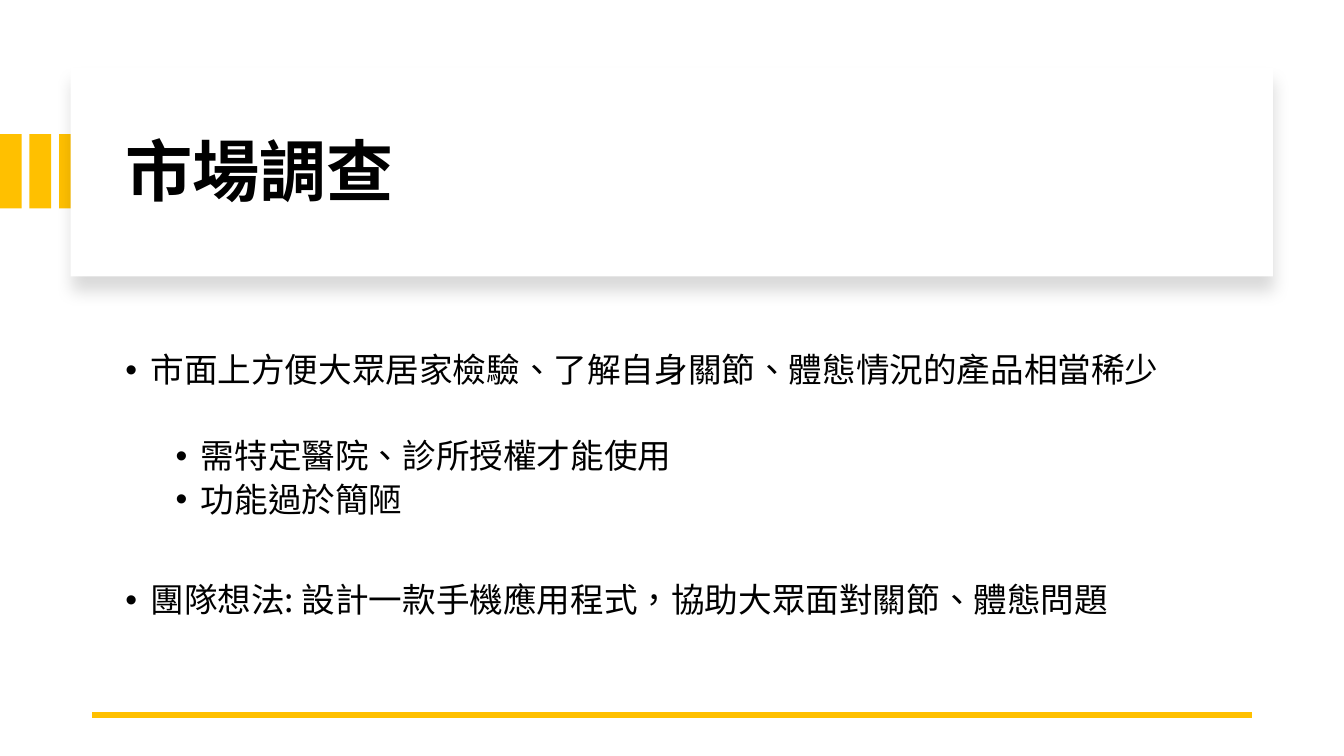
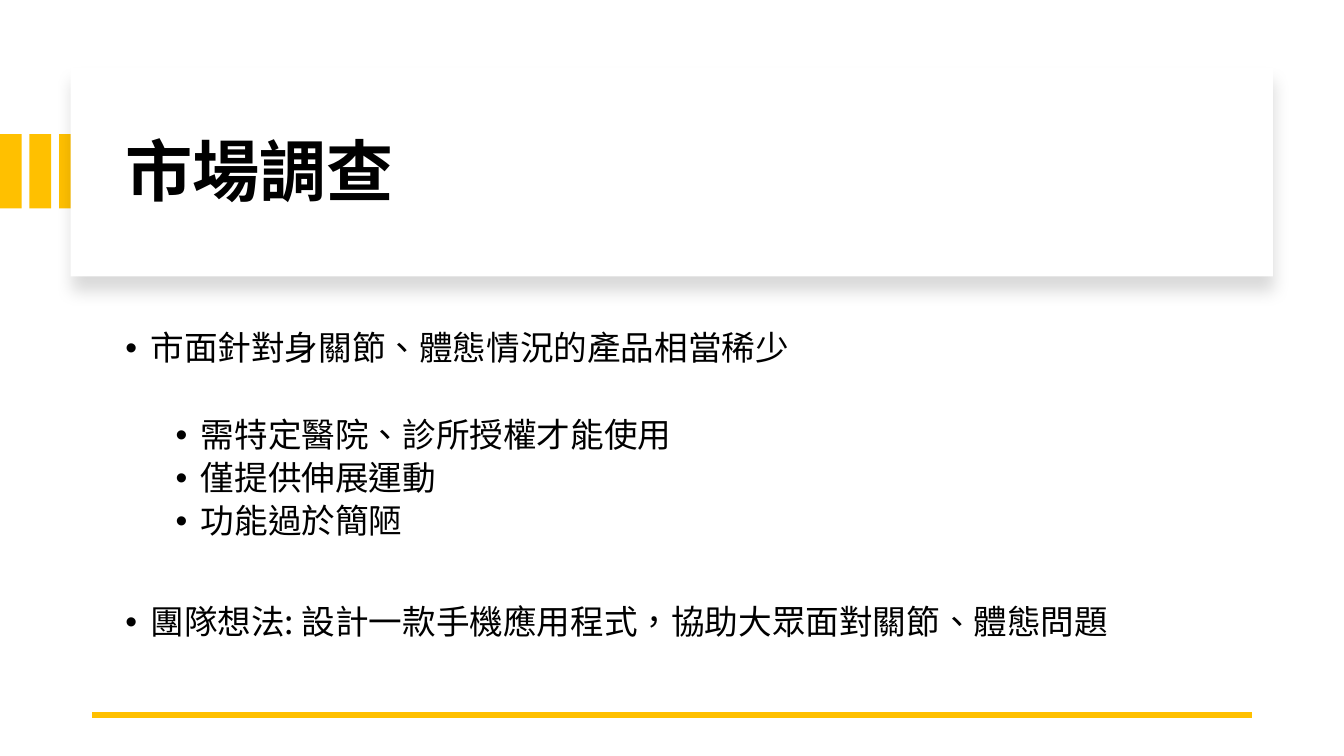
Before and after one commit to michaelchen1225/-, a slide deck: slide 6 of 整合/產品報告.pptx (slide 7 before the commit). Drawn at 1344x756 pixels with LibreOffice and Linux fonts; fonts in the diff are those of the drawing. Boxes give left, top, right and bottom in pixels: in the first picture for what was removed or moved away, otherwise in the second. Text is boxed around its words. In the diff, an @@ line names an element or a change of style, - is before the commit and + after.

```diff
--- a/整合/產品報告.pptx
+++ b/整合/產品報告.pptx
@@ text at <box>150,331,788,363</box>: text changed @@
-• 市面上方便大眾居家檢驗、了解自身關節、體態情況的產品相當稀少
+• 市面針對身關節、體態情況的產品相當稀少
@@ text at <box>201,461,436,493</box>: paragraph added @@
+  • 僅提供伸展運動
```
Also in this commit, not shown: 4 other slides changed, 1 slide removed, 39 other files.
